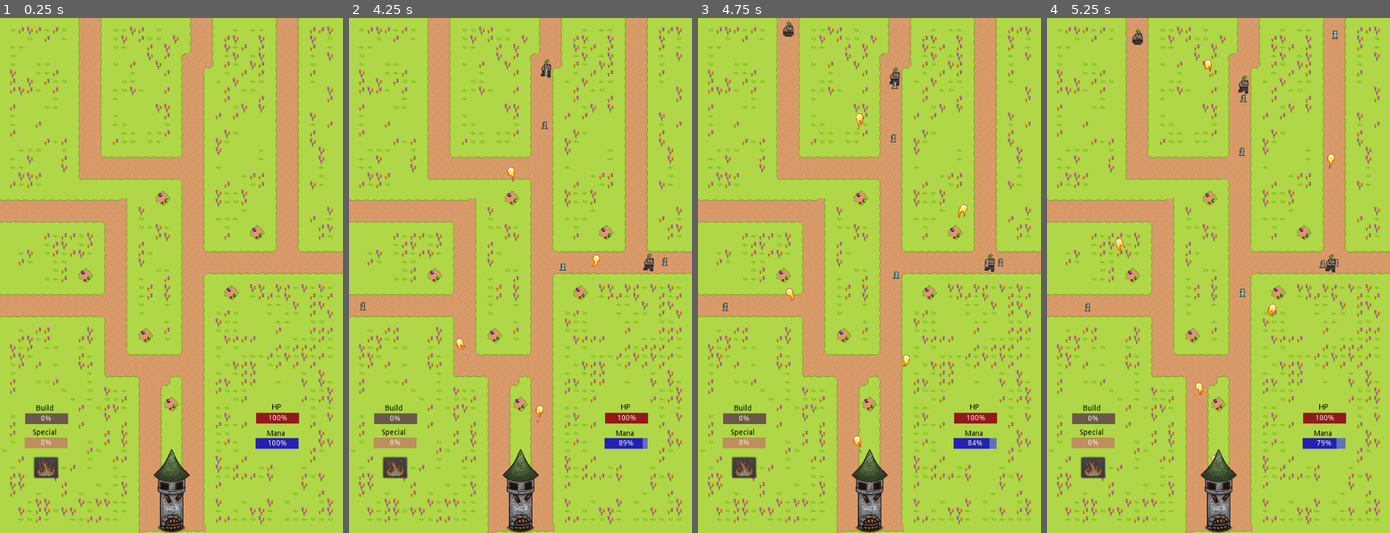
Above: before the commit, frames 1-4 (left to right).
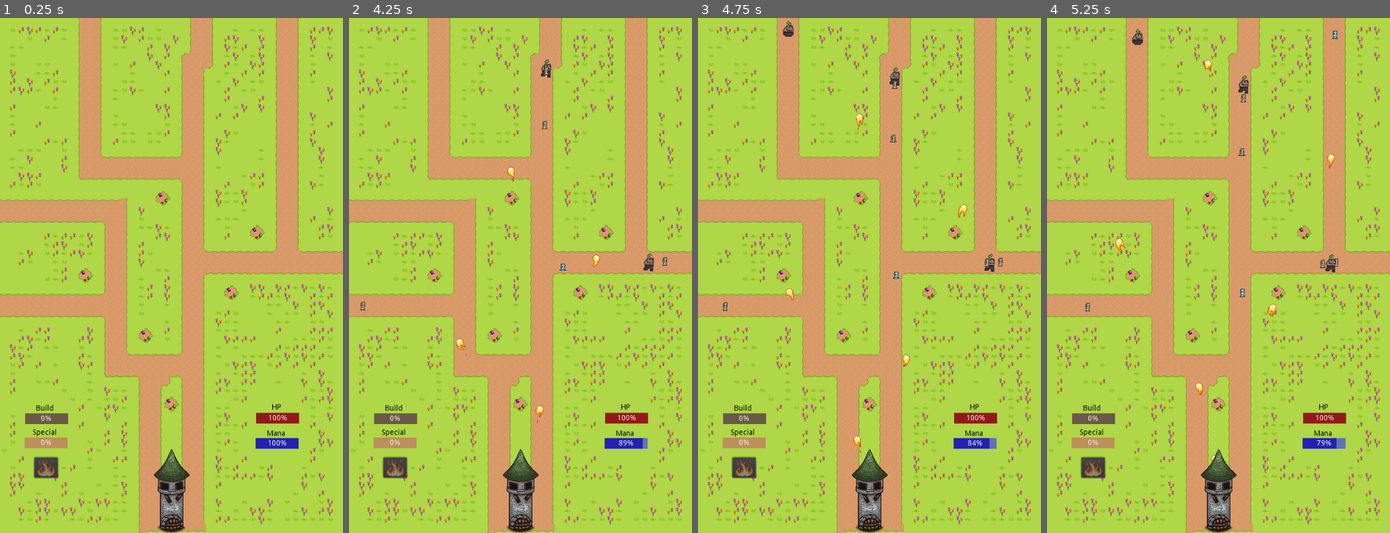
Above: after the commit, the same moments.

Repository: Bronsky91/Theren-s-Tower
Game: Godot game, scene res://scenes/Game.tscn
Same seed, same stepped clock (60 frames per second), same inputs: the game is played once before the commit and once after it. Sound files missing from this copy of the repository are replaced by a short silence.
Inputs (mouse positions are in pixels of both pictures, inside the frame that each line leads up to):
- Up to frame 1 (0.25 s): no input
- Up to frame 2 (4.25 s): move the mouse to (520, 404) at 0.52 s; press the mouse at (520, 404) at 0.53 s; tap Enter at 1.25 s; move the mouse to (513, 198) at 1.27 s; release the mouse at (513, 198) at 1.28 s; click (513, 198) at 1.35 s; move the mouse to (606, 234) at 2.02 s; press the mouse at (606, 234) at 2.03 s; move the mouse to (434, 275) at 2.77 s; release the mouse at (434, 275) at 2.78 s; click (434, 275) at 2.85 s; move the mouse to (582, 290) at 3.52 s; press the mouse at (582, 290) at 3.53 s
- Up to frame 3 (4.75 s): move the mouse to (845, 337) at 4.27 s; release the mouse at (845, 337) at 4.28 s; click (845, 337) at 4.35 s
- Up to frame 4 (5.25 s): move the mouse to (1235, 275) at 5.02 s; press the mouse at (1235, 275) at 5.03 s

Frame 1 is identical in both runs. In frame 2, less than 0.1% of the frame differs, in the area x 3-93%, y 9-57%; in frame 3, less than 0.1%, in the area x 6-90%, y 12-57%; in frame 4, less than 0.1%.

Commit message:
Fixes how resources are gained

Diff:
--- a/scenes/Game.tscn
+++ b/scenes/Game.tscn
@@ -338,31 +338,30 @@
 
 [node name="FlameWall" parent="Map" instance=ExtResource( 8 )]
 position = Vector2( 359.098, 695.63 )
-frame = 5
 
 [node name="FlameWall2" parent="Map" instance=ExtResource( 8 )]
 position = Vector2( 356.793, 267.189 )
-frame = 4
+frame = 0
 
 [node name="FlameWall3" parent="Map" instance=ExtResource( 8 )]
 position = Vector2( 213.882, 370.209 )
-frame = 4
+frame = 0
 
 [node name="FlameWall4" parent="Map" instance=ExtResource( 8 )]
 position = Vector2( 529.628, 436.46 )
-frame = 3
+frame = 9
 
 [node name="FlameWall5" parent="Map" instance=ExtResource( 8 )]
 position = Vector2( 361.336, 439.288 )
-frame = 3
+frame = 9
 
 [node name="FlameWall6" parent="Map" instance=ExtResource( 8 )]
 position = Vector2( 215.14, 551.217 )
-frame = 4
+frame = 0
 
 [node name="FlameWall7" parent="Map" instance=ExtResource( 8 )]
 position = Vector2( 277.503, 695.319 )
-frame = 4
+frame = 0
 
 [node name="Tower" type="Node2D" parent="."]
 position = Vector2( 301.121, 924.782 )
@@ -492,6 +491,7 @@
 [node name="Music" type="AudioStreamPlayer" parent="."]
 stream = ExtResource( 5 )
 volume_db = -8.0
+autoplay = true
 [connection signal="button_up" from="UI/SpecialButton" to="." method="_on_SpecialButton_button_up"]
 [connection signal="mouse_entered" from="UI/SpecialButton" to="UI/SpecialButton" method="_on_SpecialButton_mouse_entered"]
 [connection signal="mouse_exited" from="UI/SpecialButton" to="UI/SpecialButton" method="_on_SpecialButton_mouse_exited"]
--- a/scenes/Zombie.tscn
+++ b/scenes/Zombie.tscn
@@ -20,7 +20,7 @@
 
 [node name="Zombie" type="AnimatedSprite"]
 frames = SubResource( 1 )
-frame = 2
+frame = 3
 speed_scale = 1.5
 playing = true
 script = ExtResource( 5 )
--- a/scripts/Enemy.gd
+++ b/scripts/Enemy.gd
@@ -14,7 +14,7 @@
 
 # Called when the node enters the scene tree for the first time.
 func _ready():
-	connect("tree_exiting", self, '_on_Enemy_tree_exiting')
+	# connect("tree_exiting", self, '_on_Enemy_tree_exiting')
 	add_to_group('mobs')
 	var start: Vector2 = nav.get_node('EnemyStart'+str(start_num)).position
 	var end: Vector2 = nav.get_node('Tower' + end_points[randi() % (2)]).position
@@ -54,8 +54,3 @@
 
 func _on_attack_timer_timeout():
 	attack()
-
-func _on_Enemy_tree_exiting():
-	# TODO: Change to only spell attacks
-	r.add_build(5)
-	r.add_special(1)
--- a/scripts/FireBall.gd
+++ b/scripts/FireBall.gd
@@ -12,6 +12,7 @@
 func _on_FireBall_area_entered(area):
 	var target = area.get_parent()
 	if target.is_in_group("mobs"):
+		add_resources()
 		play_explode_sound()
 		$Projectile.animation = 'hit'
 		speed = 0
@@ -40,3 +41,7 @@
 	if $Projectile.animation == 'hit':
 		$Projectile.stop()
 		$Projectile.hide()
+
+func add_resources():
+	r.add_build(5)
+	r.add_special(1)
--- a/scripts/FlameWall.gd
+++ b/scripts/FlameWall.gd
@@ -17,6 +17,7 @@
 	var t = area.get_parent()
 	if t.is_in_group('mobs'):
 		play_burn_sound()
+		add_resources()
 		t.queue_free()
 
 func play_burn_sound():
@@ -32,3 +33,6 @@
 
 func _on_Lifetime_timeout():
 	douse()
+
+func add_resources():
+	r.add_build(5)
--- a/scripts/Midas.gd
+++ b/scripts/Midas.gd
@@ -37,9 +37,12 @@
 	yield($AnimatedSprite, "animation_finished")
 	queue_free()
 
-
 func _on_Midas_area_entered(area):
 	var t = area.get_parent()
 	if t.is_in_group('mobs'):
+		add_resources()
 		t.queue_free()
 		explode()
+
+func add_resources():
+	r.add_special(1)
